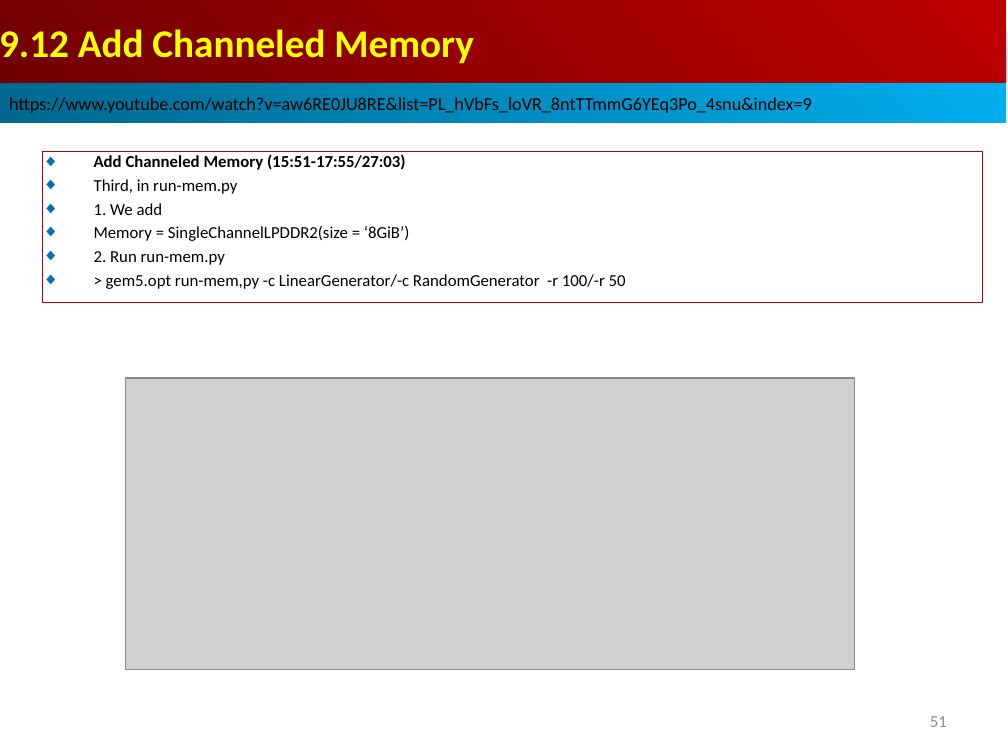
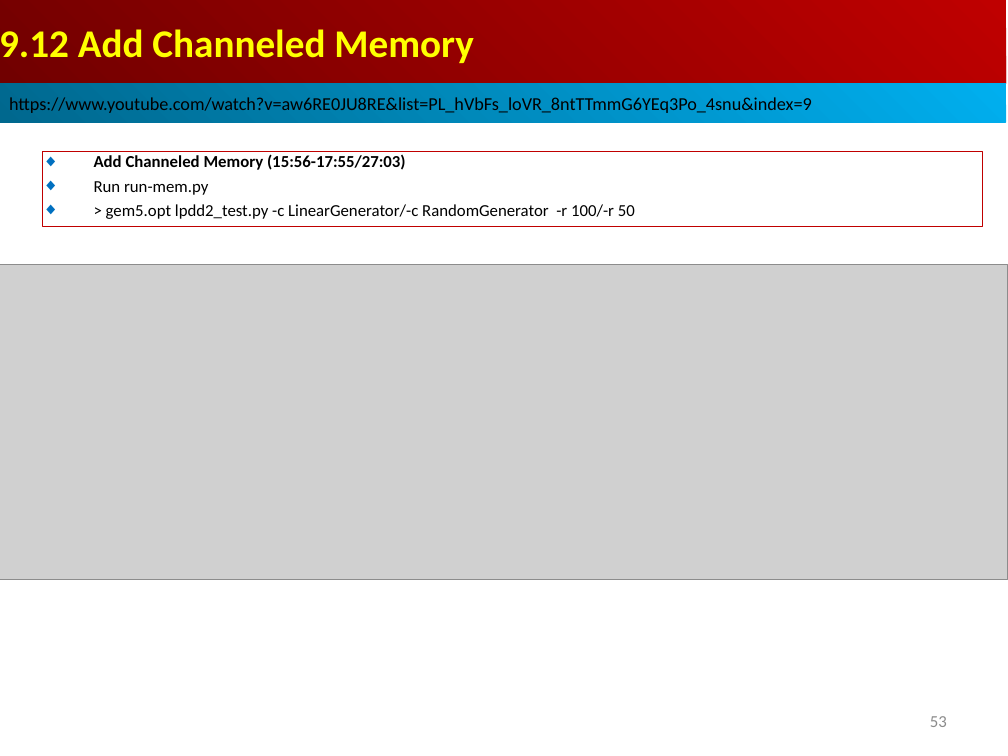
Before and after one commit to peterhchen/AIU_CS850_Gem5_McPAT, a slide deck: slide 53 of 050_Gem5/009.MemMod/000_Video/009.MemMod.ppt (slide 51 before the commit). Drawn at 1008x756 pixels with LibreOffice and Linux fonts; fonts in the diff are those of the drawing; grey boxes stand for pictures. Boxes give left, top, right and bottom in pixels: in the first picture for what was removed or moved away, otherwise in the second. Text is boxed around its words. In the diff, an @@ line names an element or a change of style, - is before the commit and + after.

```diff
--- a/050_Gem5/009.MemMod/000_Video/009.MemMod.ppt
+++ b/050_Gem5/009.MemMod/000_Video/009.MemMod.ppt
@@ rectangle "Add Channeled Memory (15:56-17:55/27:03)": place and size @@
-rectangle "Add Channeled Memory (15:56-17:55/27:03)" at box(42, 151, 983, 302)
+rectangle "Add Channeled Memory (15:56-17:55/27:03)" at box(42, 151, 983, 227)
@@ text in rectangle at box(94, 154, 635, 219): text changed @@
-◆ Add Channeled Memory (15:51-17:55/27:03)
-◆ Third, in run-mem.py
-◆ 1. We add
-◆ Memory = SingleChannelLPDDR2(size = ‘8GiB’)
-◆ 2. Run run-mem.py
-◆ > gem5.opt run-mem,py -c LinearGenerator/-c RandomGenerator -r 100/-r 50
+◆ Add Channeled Memory (15:56-17:55/27:03)
+◆ Run run-mem.py
+◆ > gem5.opt lpdd2_test.py -c LinearGenerator/-c RandomGenerator -r 100/-r 50
@@ picture: place and size @@
-picture at box(126, 378, 855, 670)
+picture at box(0, 264, 1008, 580)
@@ page number at box(930, 716, 947, 727): text changed @@
-51
+53
```
Also in this commit, not shown: 1 other slide changed, 2 slides added.
